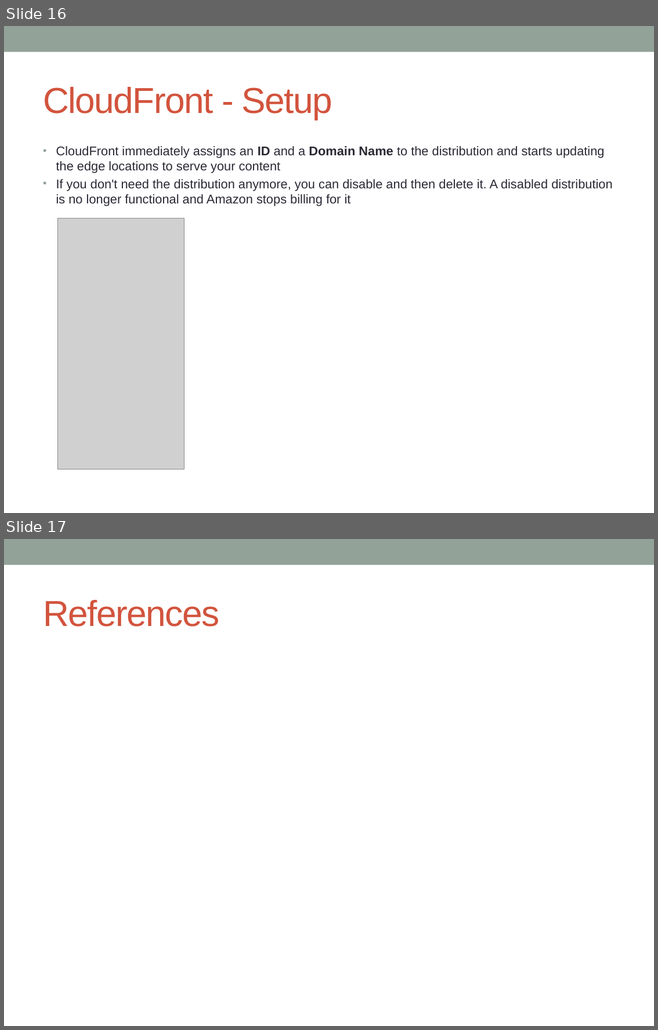
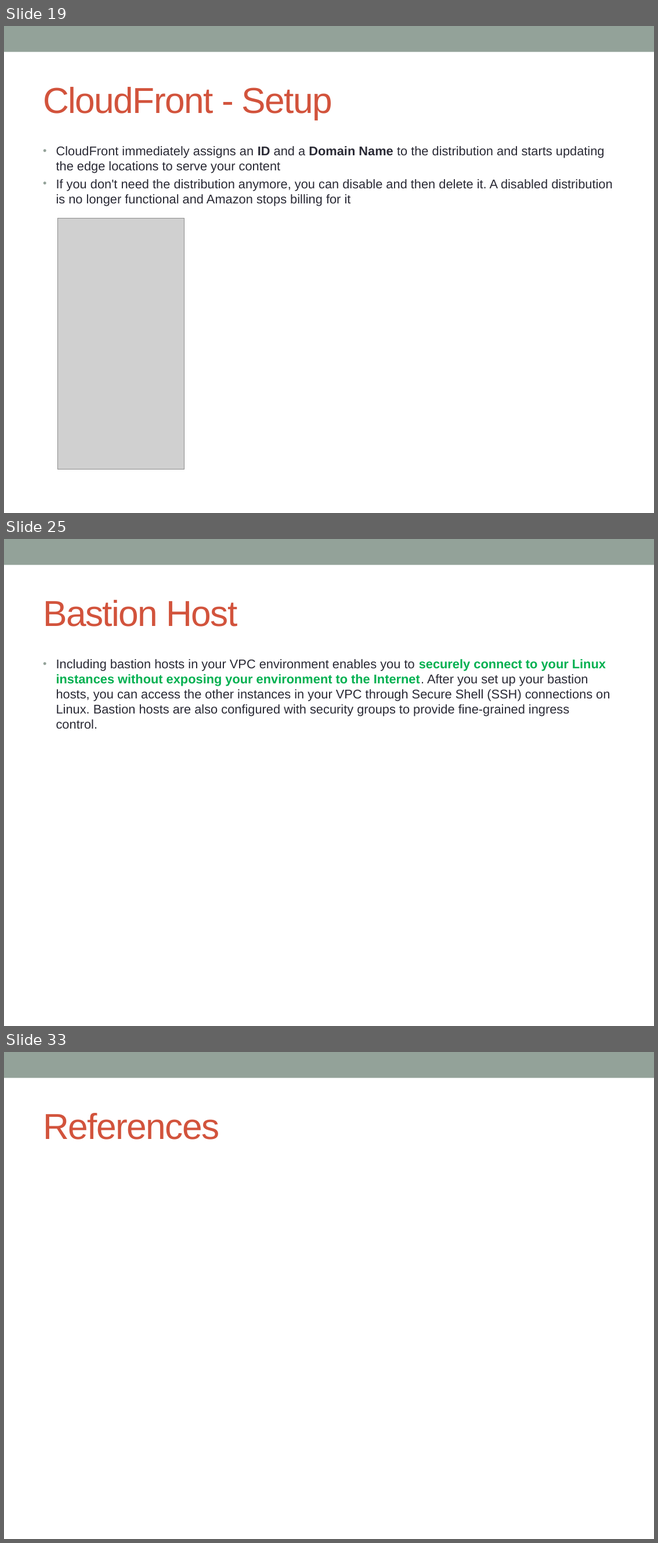
Before and after one commit to notionquest/ProjectDocumentation, a slide deck: AWS_Solution_Architect.pptx. Shown one above the other, each under a label of ours: slides 16 and 17 before the commit, slides 19, 25 and 33 after it; the slides between them are not shown. The pictures are 658x1030 and 658x1543 pixels, drawn with LibreOffice and Linux fonts; fonts in the diff are those of the drawing; grey boxes stand for pictures. Boxes give left, top, right and bottom in pixels: in the first picture for what was removed or moved away, otherwise in the second. Text is boxed around its words. In the diff, an @@ line names an element or a change of style, - is before the commit and + after.

```diff
--- a/AWS_Solution_Architect.pptx
+++ b/AWS_Solution_Architect.pptx
@@ slide 25 added at [4, 539, 654, 1026], background #FFFFFF; not listed: 1 template element that a slide beside it also shows @@
@@ title added at [43, 600, 237, 627], 40 pt, text #D2533C @@
+Bastion Host
@@ text added at [56, 659, 610, 729], 14 pt, text #292934 @@
+• Including bastion hosts in your VPC environment enables you to securely connect to your Linux instances without exposing your environment to the Internet. After you set up your bastion hosts, you can access the other instances in your VPC through Secure Shell (SSH) connections on Linux. Bastion hosts are also configured with security groups to provide fine-grained ingress control.
@@ what was slide 16 is now slide 19 @@
@@ what was slide 17 is now slide 33 @@
```
Also in this commit, not shown: 4 slides changed, 15 other slides added.
